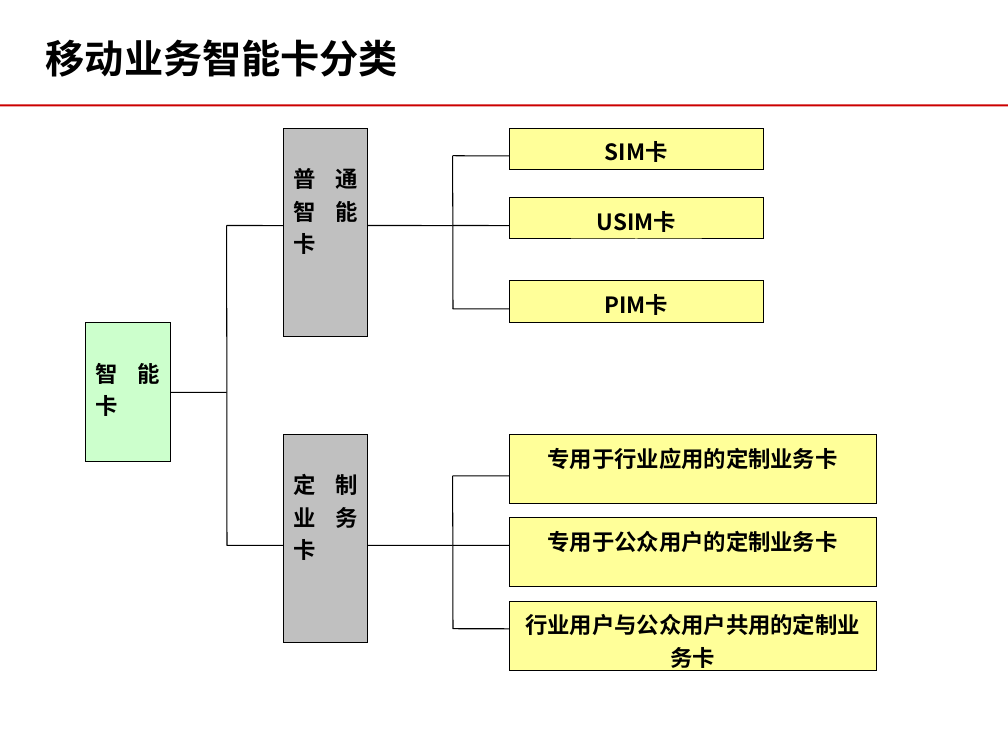
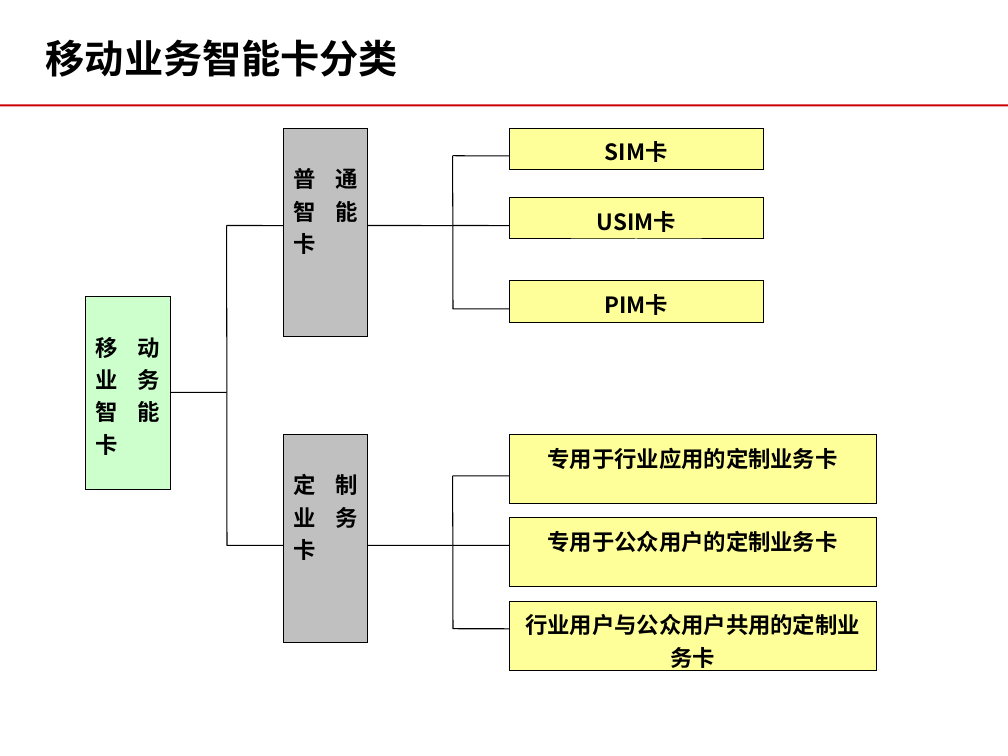
Before and after one commit to momo1101/unicardsrch, a slide deck: slide 7 of 软课题文本/软课题-中国联通电信卡业务及策略研究.ppt (slide 8 before the commit). Drawn at 1008x756 pixels with LibreOffice and Linux fonts; fonts in the diff are those of the drawing; background and template pictures are left out. Boxes give left, top, right and bottom in pixels: in the first picture for what was removed or moved away, otherwise in the second. Text is boxed around its words. In the diff, an @@ line names an element or a change of style, - is before the commit and + after.

```diff
--- a/软课题文本/软课题-中国联通电信卡业务及策略研究.ppt
+++ b/软课题文本/软课题-中国联通电信卡业务及策略研究.ppt
@@ rectangle "移动业务智能卡": place and size @@
-rectangle "移动业务智能卡" at [86, 323, 170, 462]
+rectangle "移动业务智能卡" at [86, 296, 170, 490]
@@ text in rectangle at [95, 337, 160, 455]: text changed @@
-智能卡
+移动业务智能卡
```
Also in this commit, not shown: 4 slides removed.
